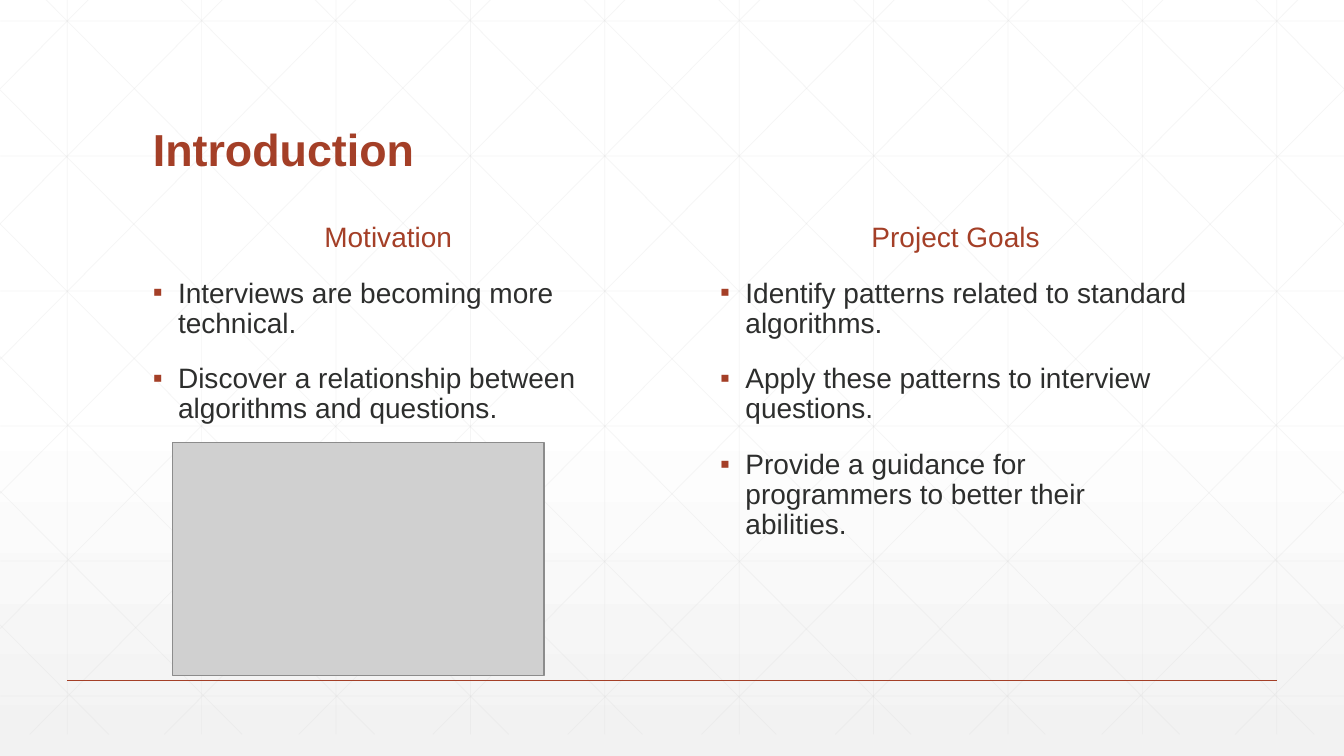
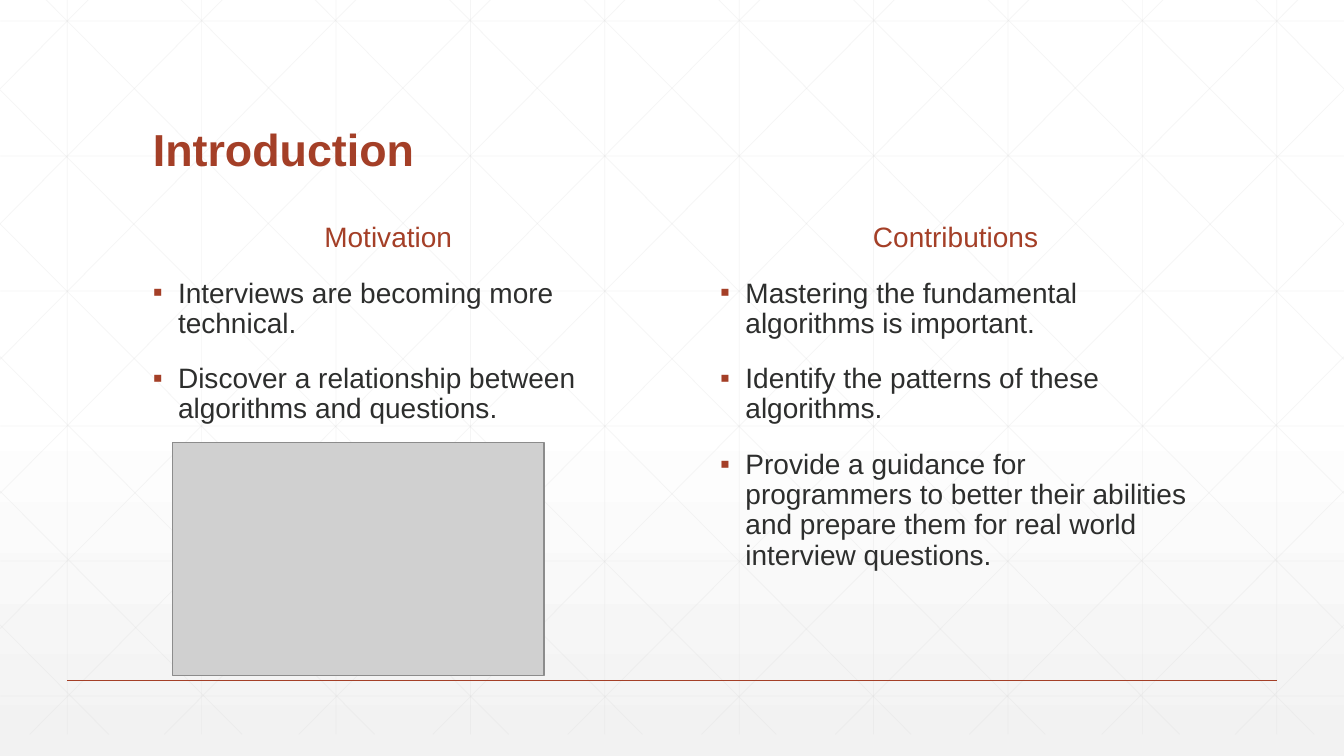
Before and after one commit to Demostroyer/interview-project, a slide deck: slide 3 of presentation/New Thesis Presentation.pptx. Drawn at 1344x756 pixels with LibreOffice and Linux fonts; fonts in the diff are those of the drawing; grey boxes stand for pictures. Boxes give left, top, right and bottom in pixels: in the first picture for what was removed or moved away, otherwise in the second. Text is boxed around its words. In the diff, an @@ line names an element or a change of style, - is before the commit and + after.

```diff
--- a/presentation/New Thesis Presentation.pptx
+++ b/presentation/New Thesis Presentation.pptx
@@ text at bbox=[745, 226, 1186, 570]: text changed @@
-Project Goals
-▪ Identify patterns related to standard algorithms.
-▪ Apply these patterns to interview questions.
-▪ Provide a guidance for programmers to better their abilities.
+Contributions
+▪ Mastering the fundamental algorithms is important.
+▪ Identify the patterns of these algorithms.
+▪ Provide a guidance for programmers to better their abilities and prepare them for real world interview questions.
```
Also in this commit, not shown: 1 other slide changed, 2 slides added, 2 slides removed.
